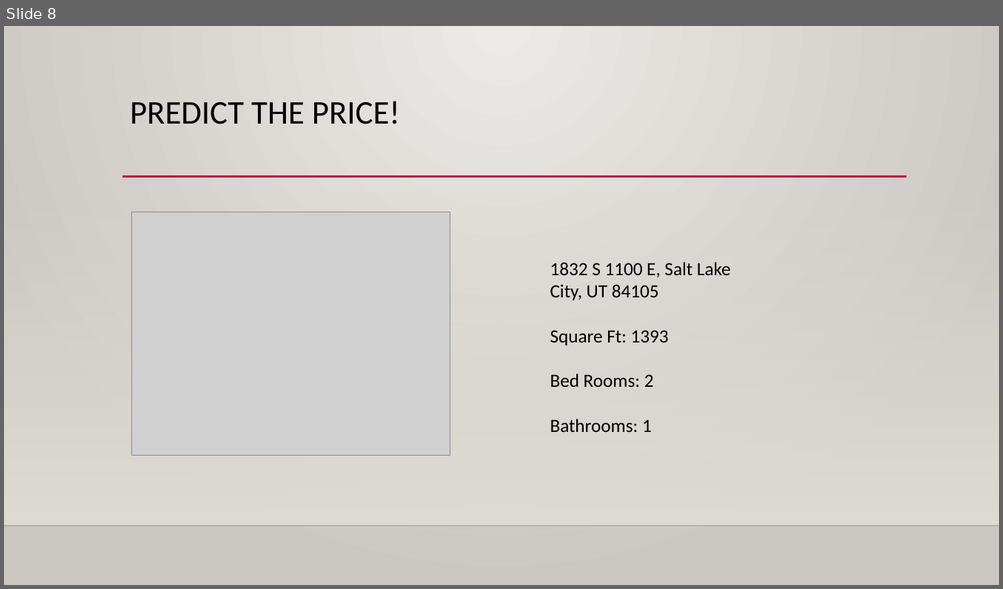
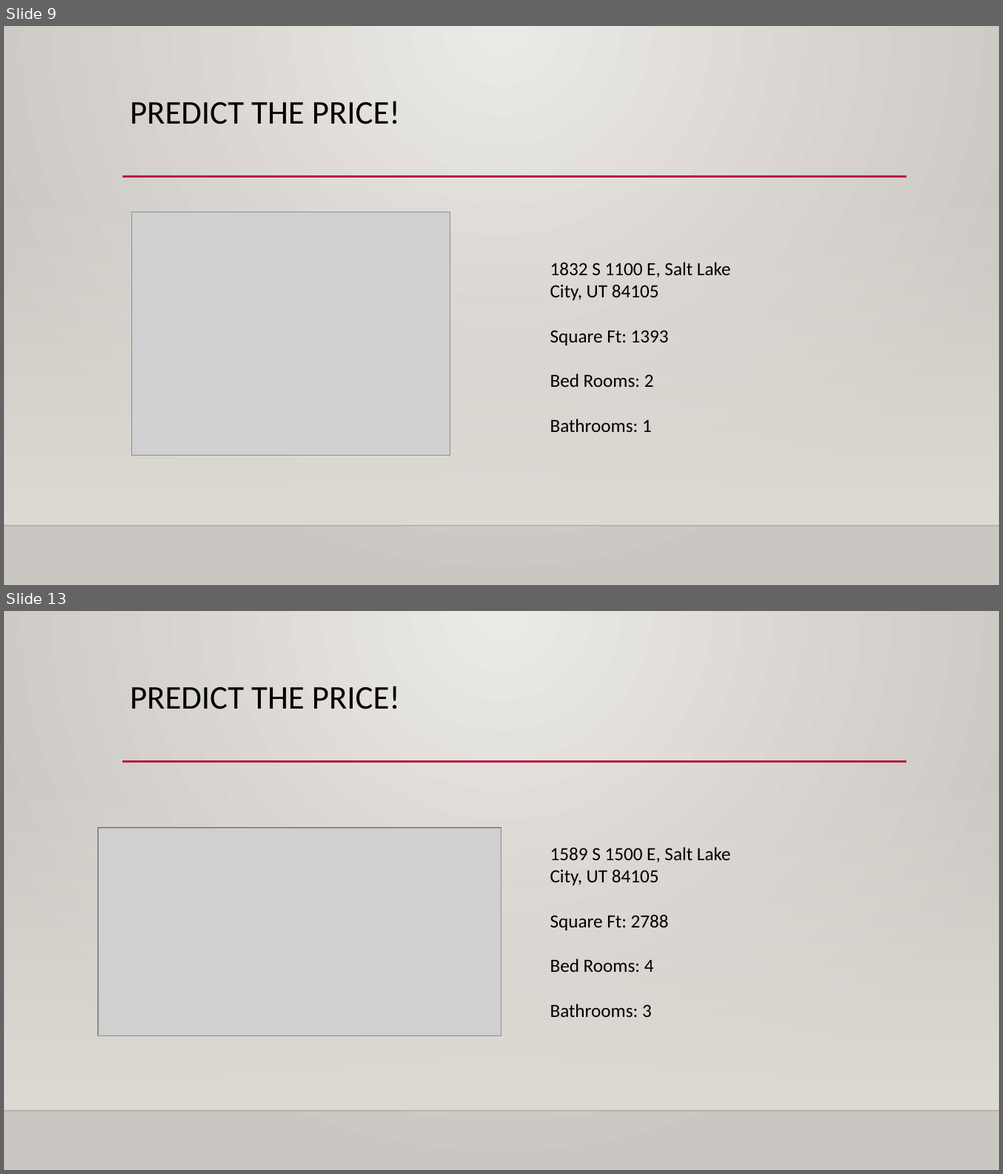
Before and after one commit to VincentLa/neumont-college, a slide deck: Machine Learning Teaching Example VLa.pptx. Shown one above the other, each under a label of ours: slide 8 before the commit, slides 9 and 13 after it; the slides between them are not shown. The pictures are 1003x589 and 1003x1174 pixels, drawn with LibreOffice and Linux fonts; fonts in the diff are those of the drawing; grey boxes stand for pictures; background and template pictures are left out. Boxes give left, top, right and bottom in pixels: in the first picture for what was removed or moved away, otherwise in the second. Text is boxed around its words. In the diff, an @@ line names an element or a change of style, - is before the commit and + after.

```diff
--- a/Machine Learning Teaching Example VLa.pptx
+++ b/Machine Learning Teaching Example VLa.pptx
@@ slide 13 added at <box>4,611,999,1170</box>, background gradient #ECEAE7 to #CAC7C1; not listed: 3 template elements that a slide beside it also shows @@
@@ title added at <box>130,686,400,709</box>, 32 pt, text #000000 @@
+PREDICT THE PRICE!
@@ picture added at <box>98,828,502,1037</box> @@
@@ text added at <box>550,847,731,1017</box>, 18 pt, text #000000 @@
+1589 S 1500 E, Salt Lake City, UT 84105
+Square Ft: 2788
+Bed Rooms: 4
+Bathrooms: 3
@@ what was slide 8 is now slide 9 @@
```
Also in this commit, not shown: 1 slide changed, 6 other slides added, 2 other files.
